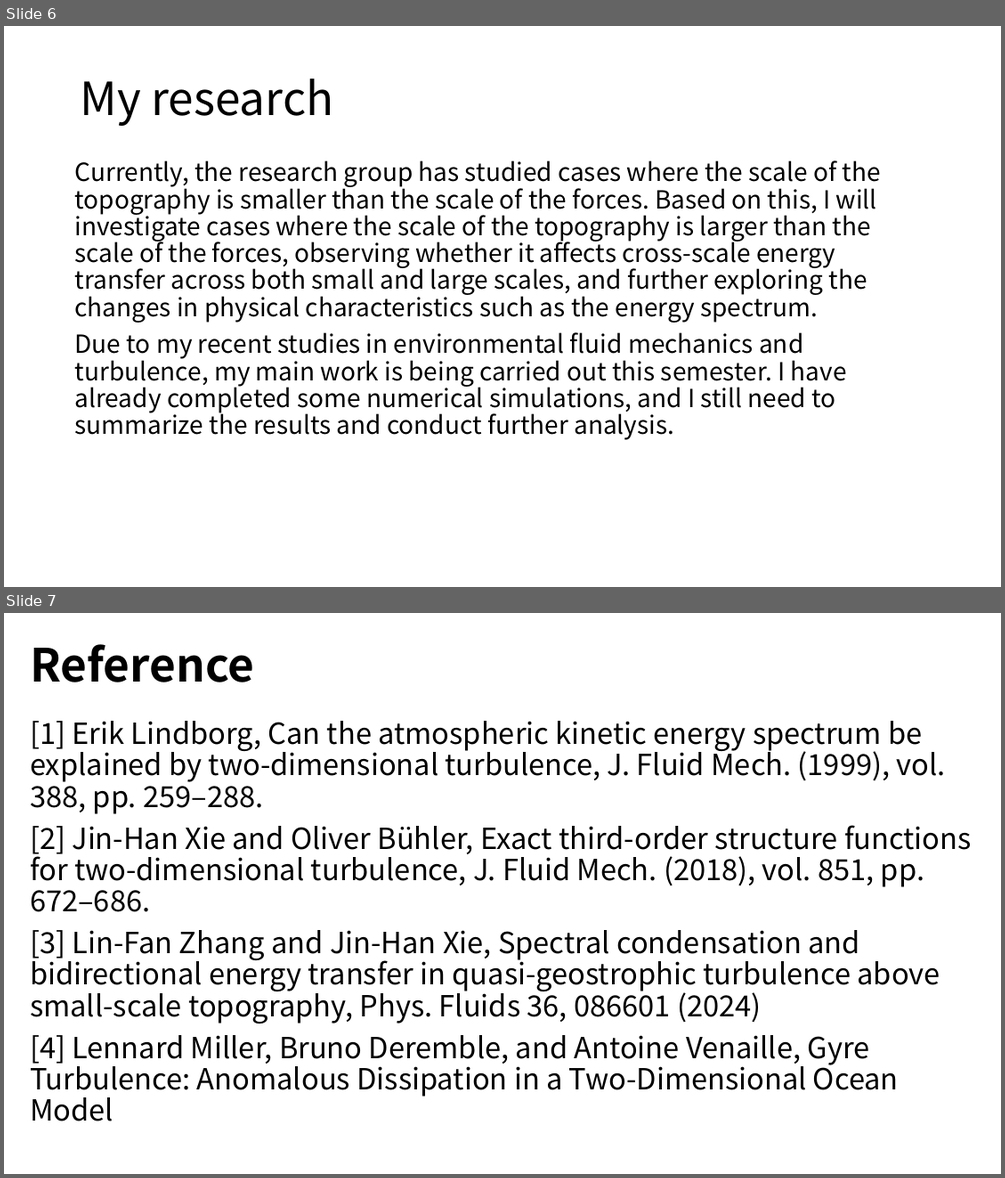
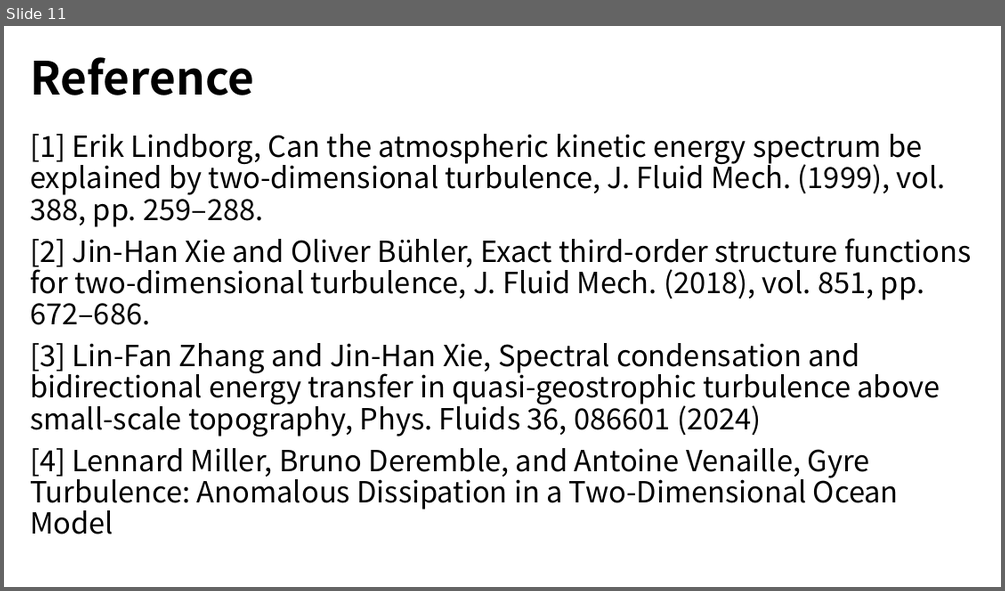
Before and after one commit to yangziang03/yangziang03.github.io, a slide deck: mypaper/thesis/Research1.pptx. Shown one above the other, each under a label of ours: slides 6 and 7 before the commit, slide 11 after it. The pictures are 1005x1178 and 1005x591 pixels, drawn with LibreOffice and Linux fonts; fonts in the diff are those of the drawing. Boxes give left, top, right and bottom in pixels: in the first picture for what was removed or moved away, otherwise in the second. Text is boxed around its words. In the diff, an @@ line names an element or a change of style, - is before the commit and + after.

```diff
--- a/mypaper/thesis/Research1.pptx
+++ b/mypaper/thesis/Research1.pptx
@@ slide 6 removed at [4,26,1001,587], background #FFFFFF @@
@@ title removed at [80,79,333,126] @@
-My research
@@ text removed at [75,160,880,440] @@
-Currently, the research group has studied cases where the scale of the topography is smaller than the scale of the forces. Based on this, I will investigate cases where the scale of the topography is larger than the scale of the forces, observing whether it affects cross-scale energy transfer across both small and large scales, and further exploring the changes in physical characteristics such as the energy spectrum.
-Due to my recent studies in environmental fluid mechanics and turbulence, my main work is being carried out this semester. I have already completed some numerical simulations, and I still need to summarize the results and conduct further analysis.
@@ what was slide 7 is now slide 11 @@
```
Also in this commit, not shown: 1 slide changed, 9 slides added, 4 other slides removed, 1 other file.
